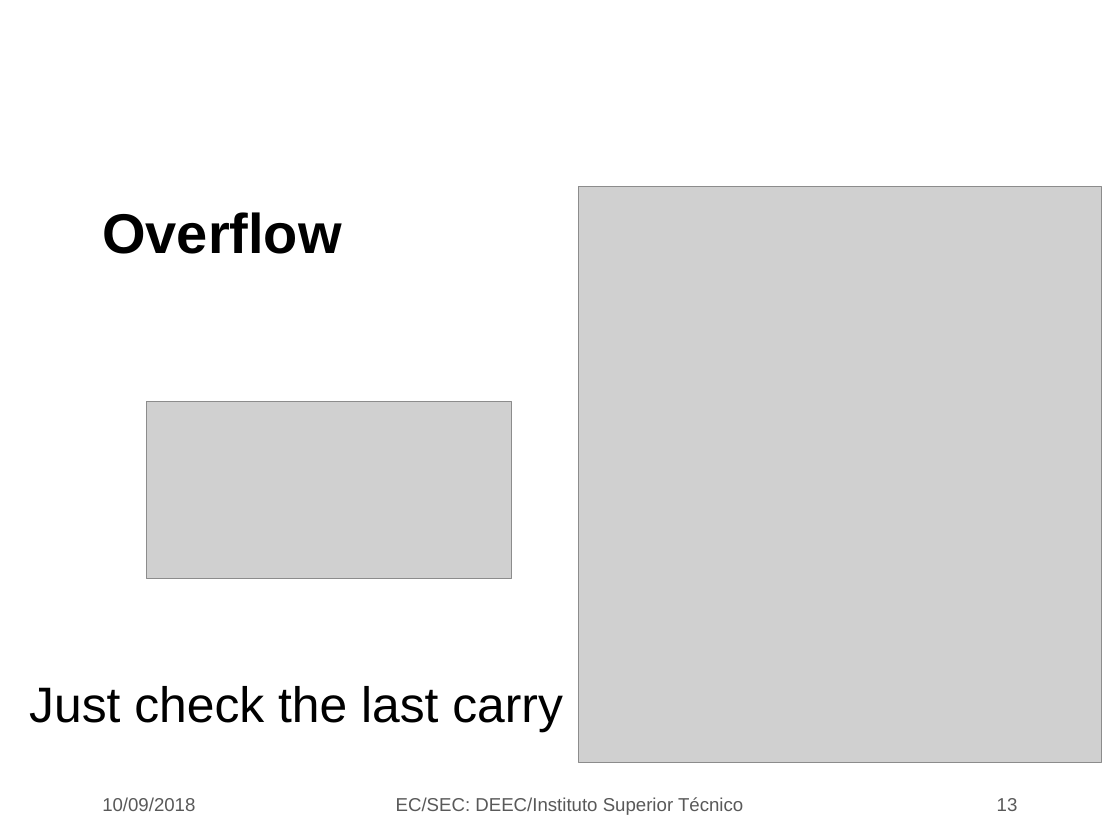
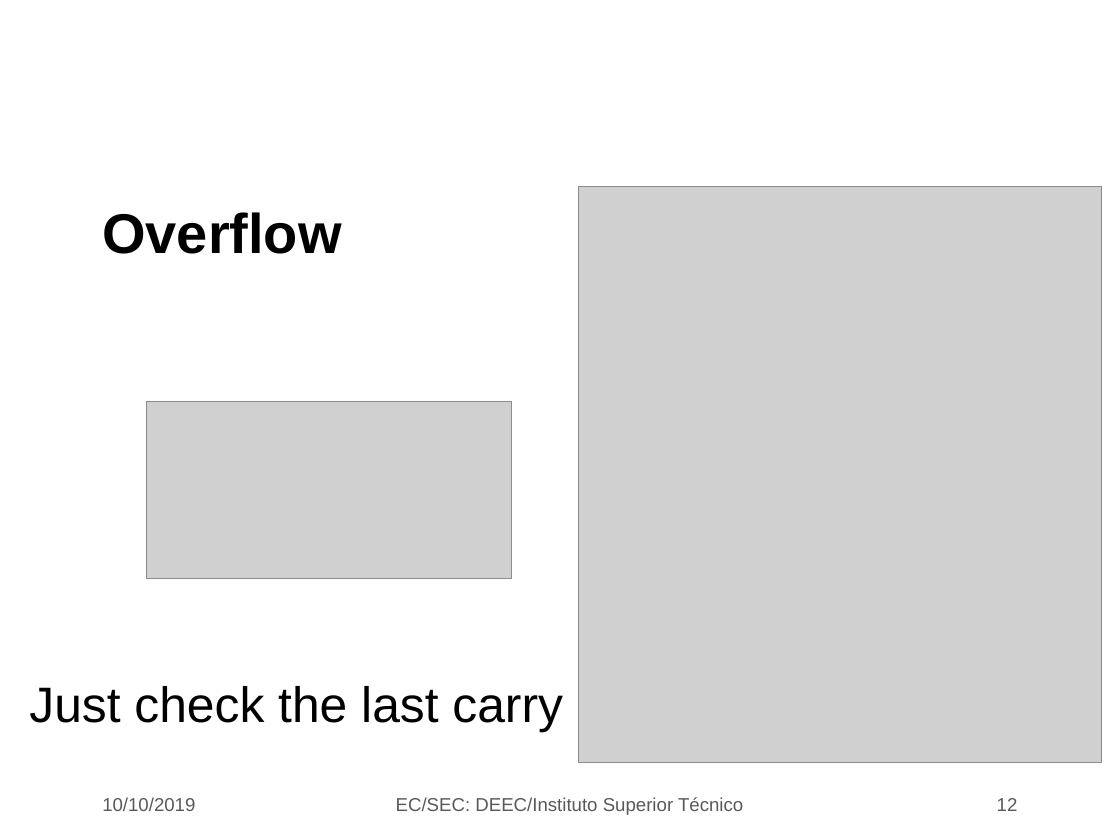
Before and after one commit to jjts/ist-sec, a slide deck: slide 12 of lectures/l7_adders_i/l7.odp (slide 13 before the commit). Drawn at 1120x840 pixels with LibreOffice and Linux fonts; fonts in the diff are those of the drawing; grey boxes stand for pictures; background and template pictures are left out. Boxes give left, top, right and bottom in pixels: in the first picture for what was removed or moved away, otherwise in the second. Text is boxed around its words. In the diff, an @@ line names an element or a change of style, - is before the commit and + after.

```diff
--- a/lectures/l7_adders_i/l7.odp
+++ b/lectures/l7_adders_i/l7.odp
@@ text at box(102, 797, 195, 811): text changed @@
-10/09/2018
+10/10/2019
@@ page number at box(997, 798, 1018, 811): text changed @@
-13
+12
```
Also in this commit, not shown: 30 other slides changed, 1 slide added, 2 slides removed.
